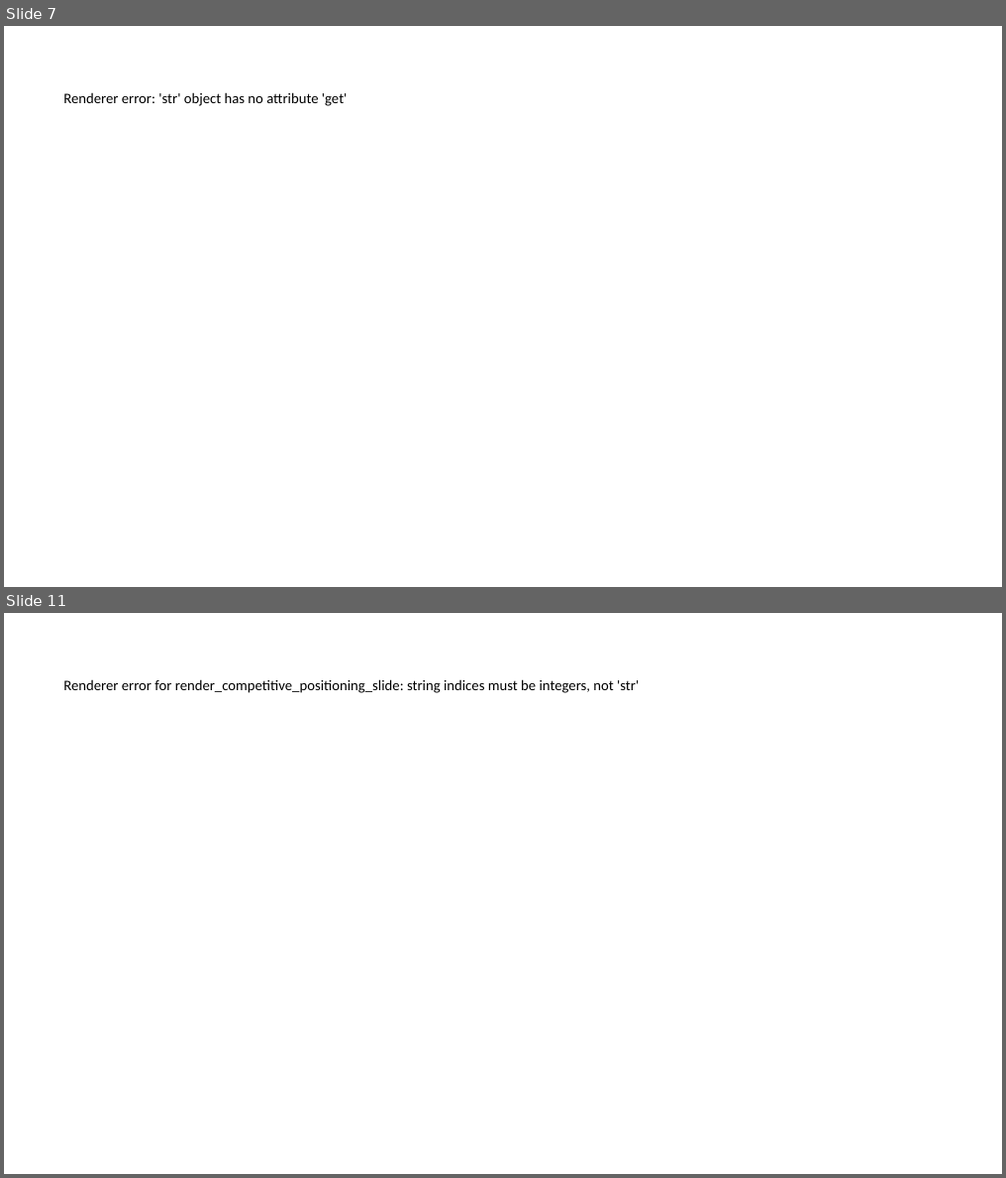
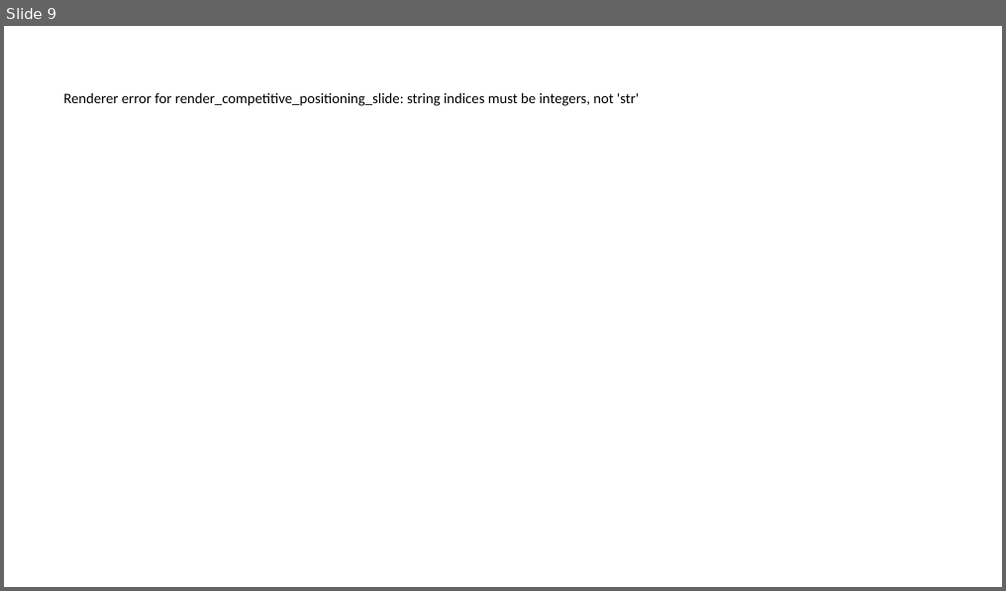
Before and after one commit to alinvb/slide_generator, a slide deck: ai_generated_deck.pptx. Shown one above the other, each under a label of ours: slides 7 and 11 before the commit, slide 9 after it; the slides between them are not shown. The pictures are 1006x1178 and 1006x591 pixels, drawn with LibreOffice and Linux fonts; fonts in the diff are those of the drawing. Boxes give left, top, right and bottom in pixels: in the first picture for what was removed or moved away, otherwise in the second. Text is boxed around its words. In the diff, an @@ line names an element or a change of style, - is before the commit and + after.

```diff
--- a/ai_generated_deck.pptx
+++ b/ai_generated_deck.pptx
@@ slide 7 removed at box(4, 26, 1002, 587), background #FFFFFF @@
@@ text removed at box(63, 92, 347, 106) @@
-Renderer error: 'str' object has no attribute 'get'
@@ what was slide 11 is now slide 9 @@
```
Also in this commit, not shown: 8 slides changed, 1 slide added, 1 other slide removed, 1 other file.
